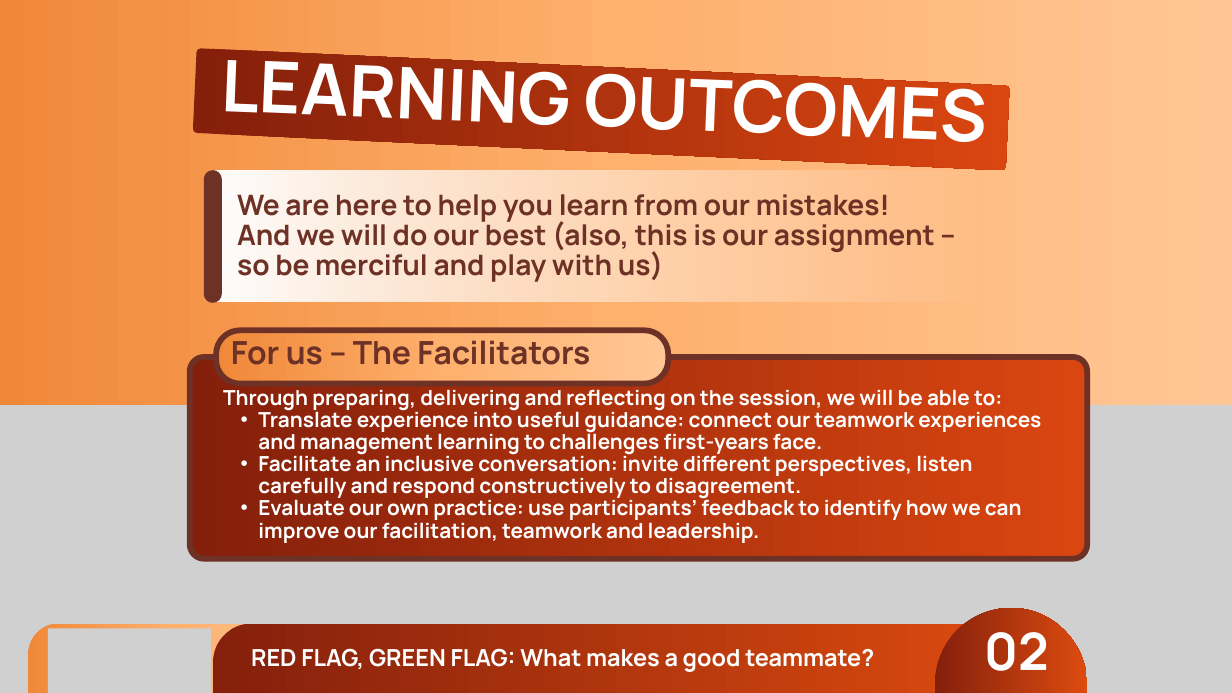
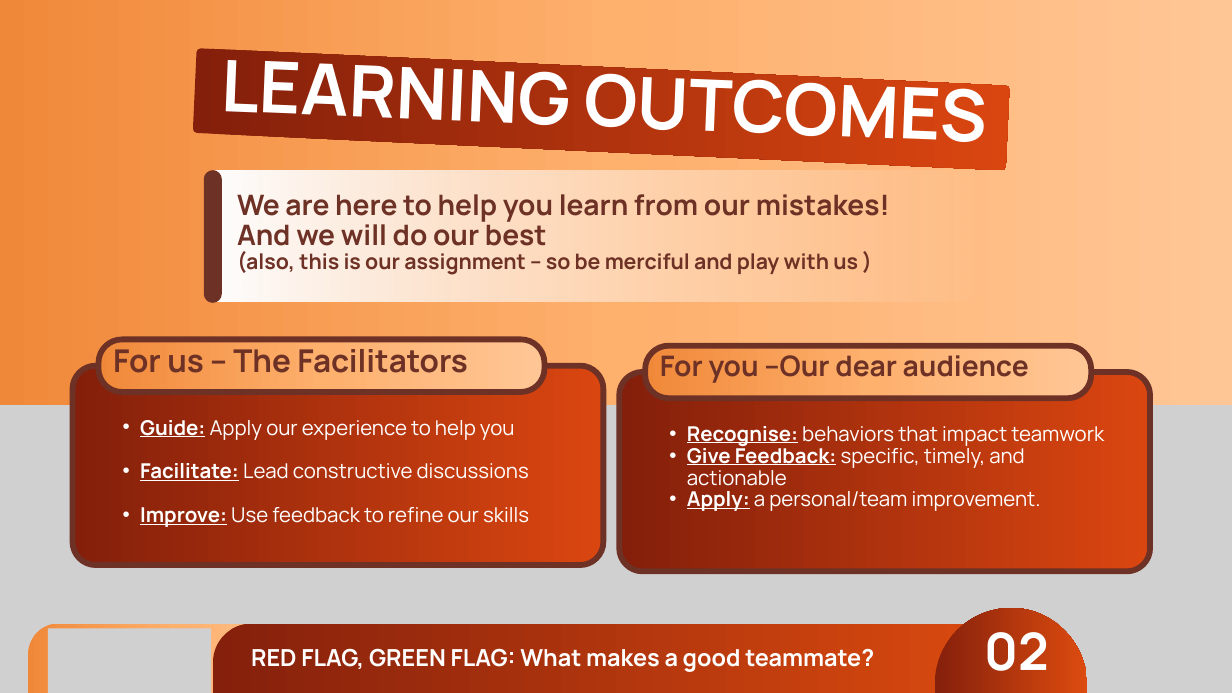
Before and after one commit to joetherockhey/Class-Allocation, a slide deck: slide 3 of assets/red-flag-green-flag.pptx. Drawn at 1232x693 pixels with LibreOffice and Linux fonts; fonts in the diff are those of the drawing; grey boxes stand for pictures; background and template pictures are left out. Boxes give left, top, right and bottom in pixels: in the first picture for what was removed or moved away, otherwise in the second. Text is boxed around its words. In the diff, an @@ line names an element or a change of style, - is before the commit and + after.

```diff
--- a/assets/red-flag-green-flag.pptx
+++ b/assets/red-flag-green-flag.pptx
@@ text at <box>237,219,858,275</box>: text changed; size 32.9 to 24.9 pt @@
-And we will do our best (also, this is our assignment – so be merciful and play with us)
+And we will do our best
+(also, this is our assignment – so be merciful and play with us )
@@ freeform shape: place and size @@
-freeform shape at <box>216,330,668,383</box>
+freeform shape at <box>99,339,545,392</box>
@@ text "For us – The Facilitators": place and size @@
-text "For us – The Facilitators" at <box>231,340,590,365</box>
+text "For us – The Facilitators" at <box>113,343,468,373</box>
@@ text "For us – The Facilitators" at <box>113,343,468,373</box>: size 37.2 to 36.7 pt; line spacing 35.4pt to 34.9pt @@
@@ freeform shape: place and size @@
-freeform shape at <box>190,357,1087,559</box>
+freeform shape at <box>73,366,604,565</box>
@@ text at <box>140,420,529,527</box>: text changed; size 24.2 to 23.9 pt; bold off @@
-Through preparing, delivering and reflecting on the session, we will be able to:
-  • Translate experience into useful guidance: connect our teamwork experiences and management learning to challenges first-years face.
-  • Facilitate an inclusive conversation: invite different perspectives, listen carefully and respond constructively to disagreement.
-  • Evaluate our own practice: use participants’ feedback to identify how we can improve our facilitation, teamwork and leadership.
+  • Guide: Apply our experience to help you
+  • Facilitate: Lead constructive discussions
+  • Improve: Use feedback to refine our skills
@@ group added at <box>619,346,1150,572</box>: 2 freeform shapes, 2 texts @@
+For you –Our dear audience
+  • Recognise: behaviors that impact teamwork
+  • Give Feedback: specific, timely, and actionable
+  • Apply: a personal/team improvement.
```
Also in this commit, not shown: 15 other slides changed, 8 slides added, 20 slides removed, 3 other files.
